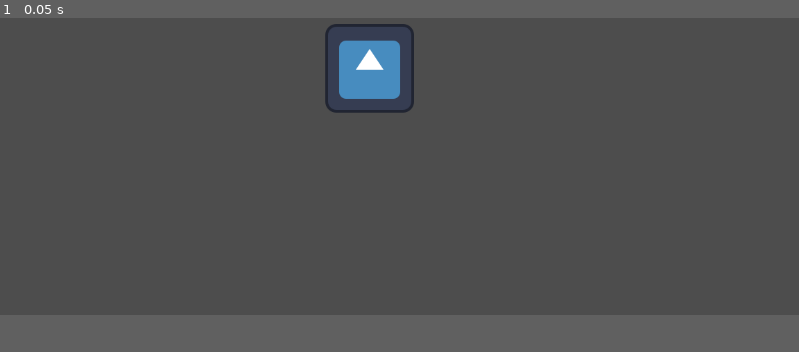
Above: before the commit, frame 1.
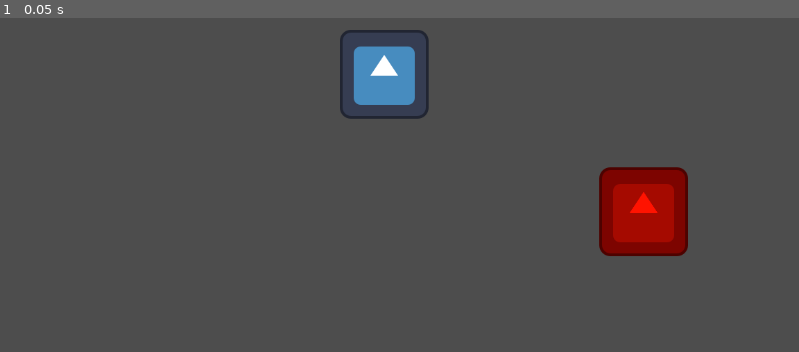
Above: after the commit, the same moment.

Repository: asdeertrt/pretty-bloody-game
Game: Godot game, scene res://scenes/main.tscn
Two runs of this game, one before a commit and one after it. Both use one fixed random seed, a clock stepped at 60 frames per second and the inputs below. The project has no main scene, so this scene is started directly. The engine's default icon, where the game draws it, is replaced by a stand-in: a white triangle on a blue panel in a dark square.
Inputs:
- Up to frame 1 (0.05 s): no input
In our replay, the window is 799x449 before the commit and 799x486 after it. These sizes can differ from the game's own. Grey fills any space a smaller window leaves; there, only what the larger window draws over its background counts as a difference.

The runs differ from the first frame. In frame 1, 4.6% of the frame differs, in the area x 40-87%, y 1-72%.

Commit message:
added enemy and simple tileset

Diff:
--- a/project.godot
+++ b/project.godot
@@ -14,6 +14,11 @@
 config/features=PackedStringArray("4.5", "Mobile")
 config/icon="res://assets/icon.svg"
 
+[display]
+
+window/size/viewport_height=700
+
 [rendering]
 
+textures/canvas_textures/default_texture_filter=0
 renderer/rendering_method="mobile"
--- /dev/null
+++ b/scenes/Enemy.tscn
@@ -0,0 +1,15 @@
+[gd_scene load_steps=3 format=3 uid="uid://cwrrhjhqmtmmt"]
+
+[ext_resource type="Texture2D" uid="uid://b2lv2tfpvkloj" path="res://assets/icon.svg" id="1_3gvst"]
+
+[sub_resource type="CircleShape2D" id="CircleShape2D_55jtl"]
+radius = 61.073727
+
+[node name="Enemy" type="CharacterBody2D"]
+
+[node name="Sprite2D" type="Sprite2D" parent="."]
+modulate = Color(2.3202448, 0.07345702, 0, 1)
+texture = ExtResource("1_3gvst")
+
+[node name="CollisionShape2D" type="CollisionShape2D" parent="."]
+shape = SubResource("CircleShape2D_55jtl")
--- a/scenes/main.tscn
+++ b/scenes/main.tscn
@@ -1,8 +1,12 @@
-[gd_scene load_steps=2 format=3 uid="uid://cjb0ql0xalrjo"]
+[gd_scene load_steps=3 format=3 uid="uid://cjb0ql0xalrjo"]
 
 [ext_resource type="PackedScene" uid="uid://c717jdyrd06jn" path="res://scenes/player.tscn" id="1_o5qli"]
+[ext_resource type="PackedScene" uid="uid://cwrrhjhqmtmmt" path="res://scenes/Enemy.tscn" id="2_0wfyh"]
 
 [node name="main" type="Node2D"]
 
 [node name="Player" parent="." instance=ExtResource("1_o5qli")]
-position = Vector2(533, 292)
+position = Vector2(554, 300)
+
+[node name="Enemy" parent="." instance=ExtResource("2_0wfyh")]
+position = Vector2(928, 498)
Binary file added: assets/Sprite sheet1.png
Not shown, added: assets/Sprite sheet1.png.import
